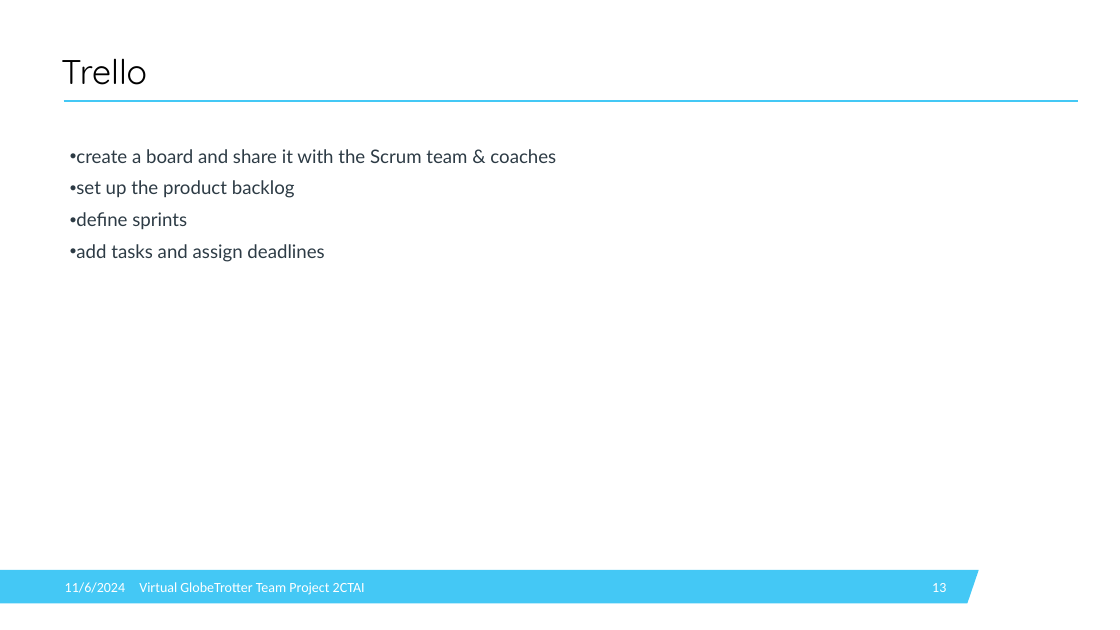
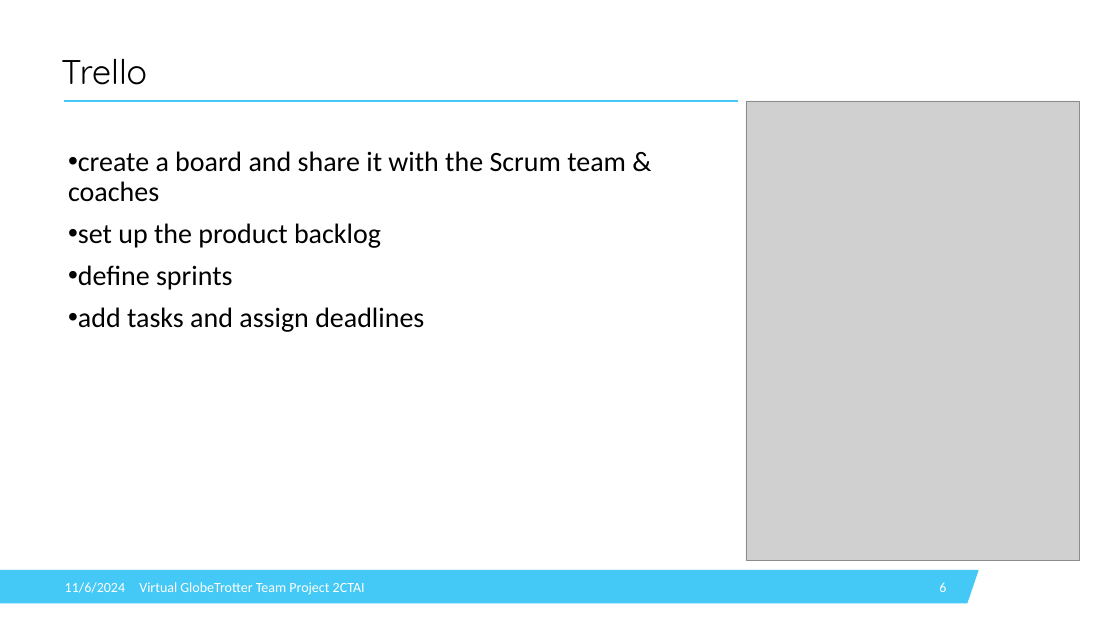
Before and after one commit to IsabelleDesle/VirtualGlobeTrotter, a slide deck: slide 6 of PresentationVGT.pptx (slide 13 before the commit). Drawn at 1120x630 pixels with LibreOffice and Linux fonts; fonts in the diff are those of the drawing; grey boxes stand for pictures; background and template pictures are left out. Boxes give left, top, right and bottom in pixels: in the first picture for what was removed or moved away, otherwise in the second. Text is boxed around its words. In the diff, an @@ line names an element or a change of style, - is before the commit and + after.

```diff
--- a/PresentationVGT.pptx
+++ b/PresentationVGT.pptx
@@ line moved from (64, 101) - (1078, 101) to (64, 101) - (738, 101) @@
@@ picture added at (x1=746, y1=101, x2=1079, y2=560) @@
@@ text "create a board and share ..." at (x1=68, y1=151, x2=626, y2=332): size 24 to 36 pt, font Lato to Calibri, text colour #2D3B45 to #000000 @@
@@ page number at (x1=939, y1=582, x2=946, y2=592): text changed @@
-13
+6
```
Also in this commit, not shown: 7 other slides changed, 1 slide added, 2 slides removed.
